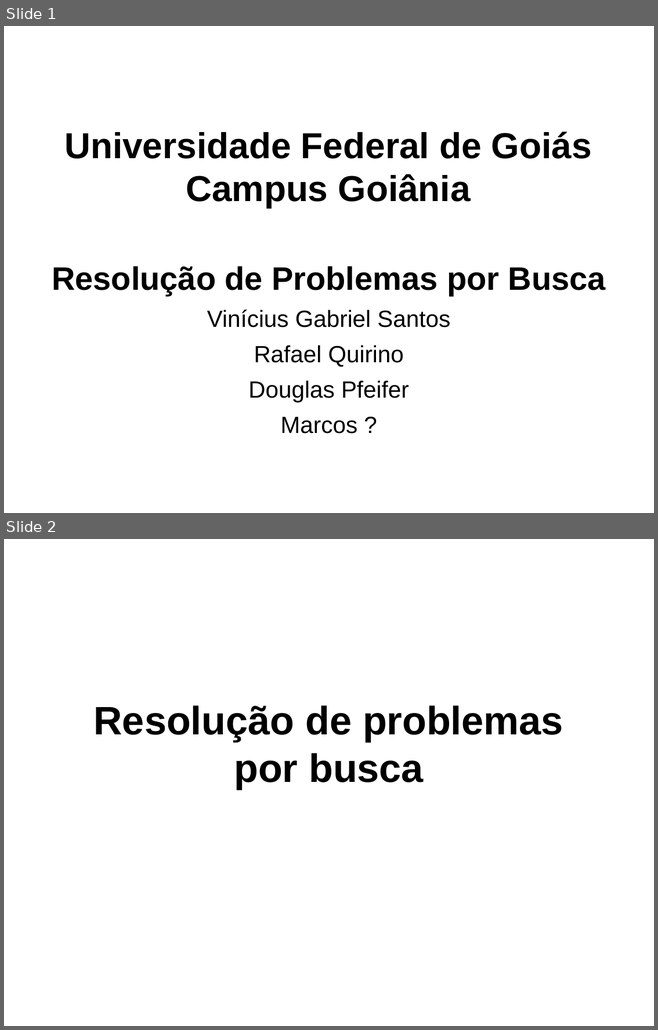
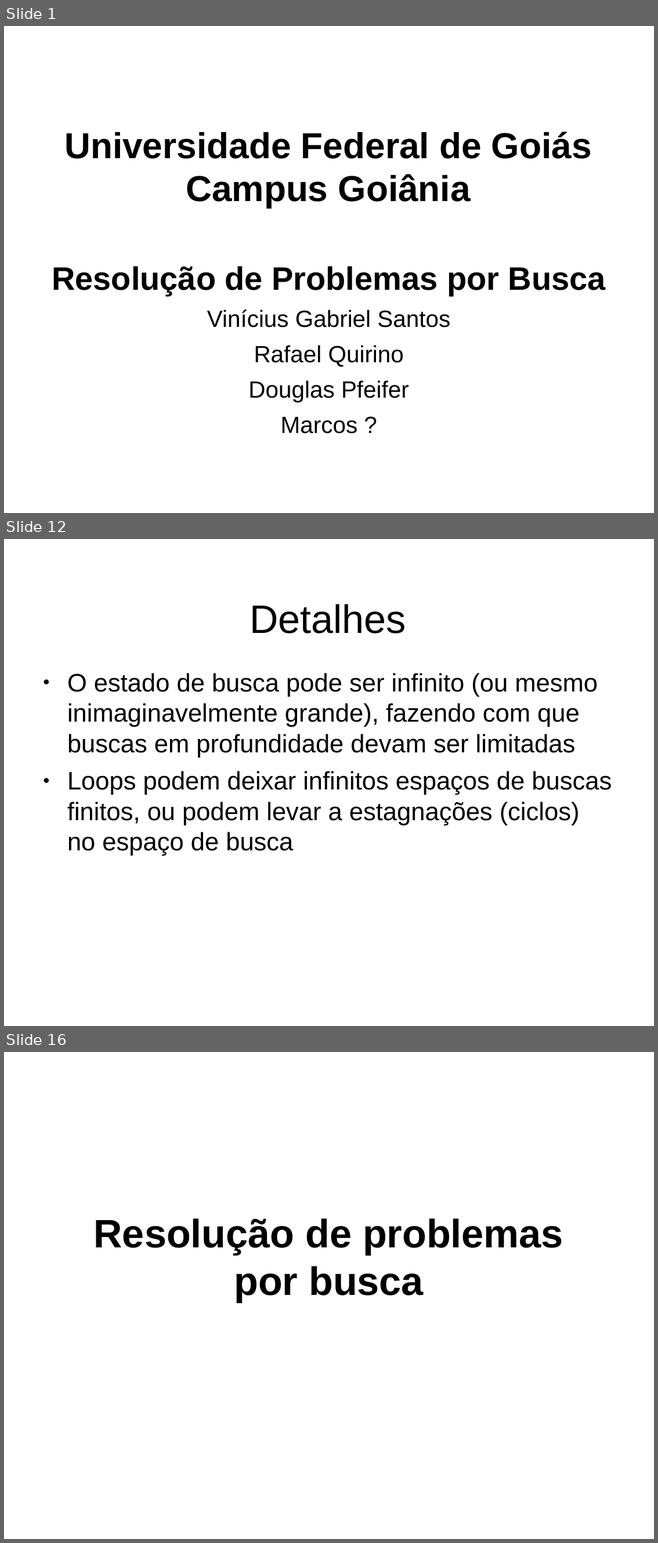
Before and after one commit to RafaelQuirino/SearchingProblems, a slide deck: slides.odp. Shown one above the other, each under a label of ours: slides 1 and 2 before the commit, slides 1, 12 and 16 after it; the slides between them are not shown. The pictures are 658x1030 and 658x1543 pixels, drawn with LibreOffice and Linux fonts; fonts in the diff are those of the drawing; background and template pictures are left out. Boxes give left, top, right and bottom in pixels: in the first picture for what was removed or moved away, otherwise in the second. Text is boxed around its words. In the diff, an @@ line names an element or a change of style, - is before the commit and + after.

```diff
--- a/slides.odp
+++ b/slides.odp
@@ slide 12 added at bbox=[4, 539, 654, 1026], background picture (left out) @@
@@ title added at bbox=[249, 604, 406, 634], 44 pt, text #000000 @@
+Detalhes
@@ text added at bbox=[67, 673, 611, 856], 28 pt, text #000000 @@
+● O estado de busca pode ser infinito (ou mesmo inimaginavelmente grande), fazendo com que buscas em profundidade devam ser limitadas
+● Loops podem deixar infinitos espaços de buscas finitos, ou podem levar a estagnações (ciclos) no espaço de busca
@@ what was slide 2 is now slide 16 @@
```
Also in this commit, not shown: 13 other slides added, 5 other files.
